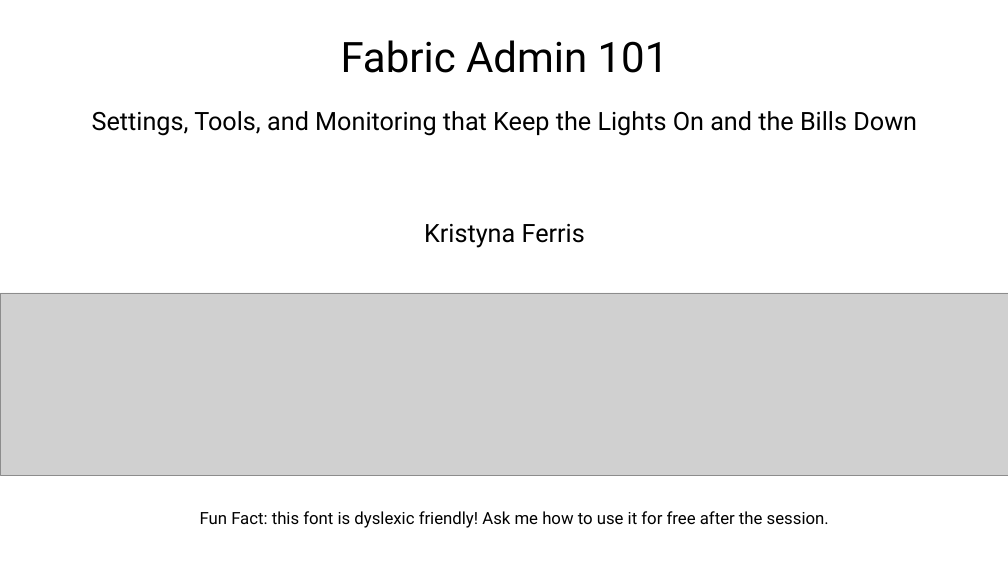
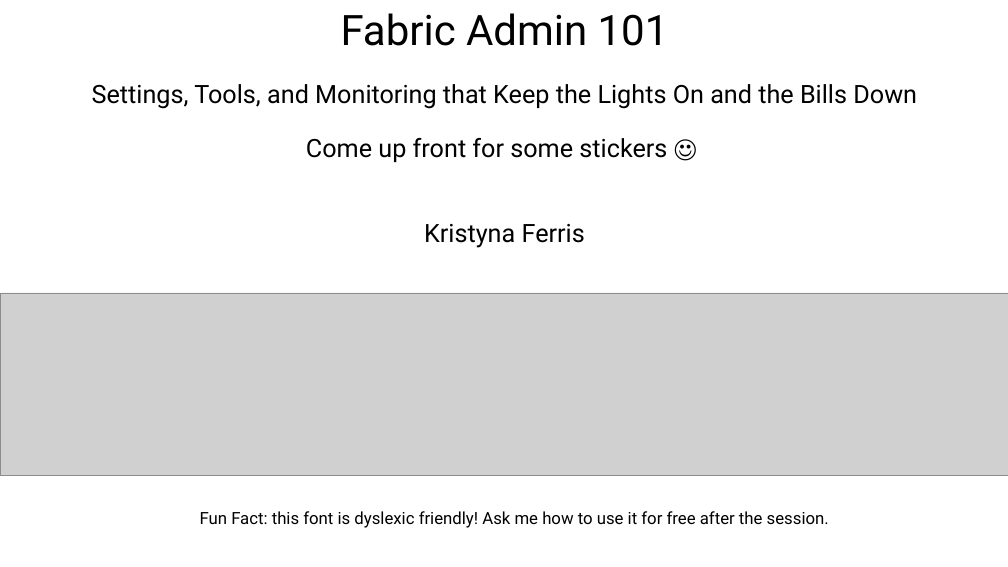
Before and after one commit to Anytsirk12/DataOnWheels, a slide deck: slide 1 of 2026 Presentations/11.7.2026 PNW Day of Data Fabric Admin 101/Fabric Admin 101.pptx. Drawn at 1008x567 pixels with LibreOffice and Linux fonts; fonts in the diff are those of the drawing; grey boxes stand for pictures. Boxes give left, top, right and bottom in pixels: in the first picture for what was removed or moved away, otherwise in the second. Text is boxed around its words. In the diff, an @@ line names an element or a change of style, - is before the commit and + after.

Commit message:
Officially a pro at Fabric Admin!

```diff
--- a/2026 Presentations/11.7.2026 PNW Day of Data Fabric Admin 101/Fabric Admin 101.pptx
+++ b/2026 Presentations/11.7.2026 PNW Day of Data Fabric Admin 101/Fabric Admin 101.pptx
@@ title at [92, 13, 917, 162]: text changed @@
-Fabric Admin 101
-Settings, Tools, and Monitoring that Keep the Lights On and the Bills Down
+Fabric Admin 101
+Settings, Tools, and Monitoring that Keep the Lights On and the Bills Down
+Come up front for some stickers ☺
```
Also in this commit, not shown: 1 other slide changed, 1 other file.
